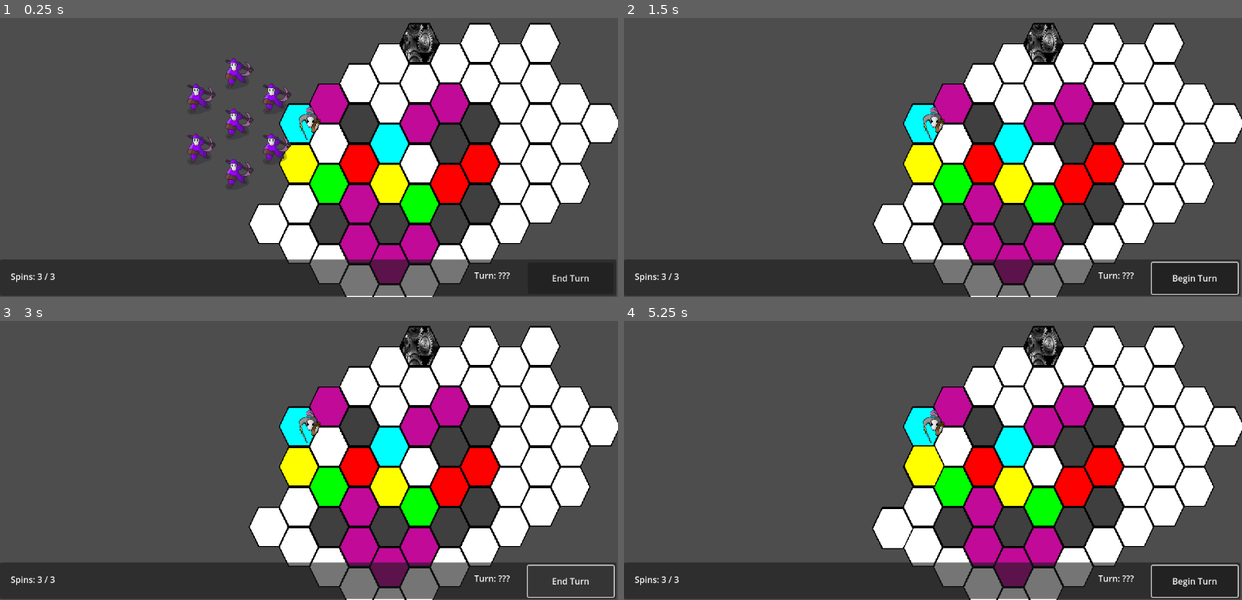
Above: before the commit, frames 1-4 (two rows, left to right).
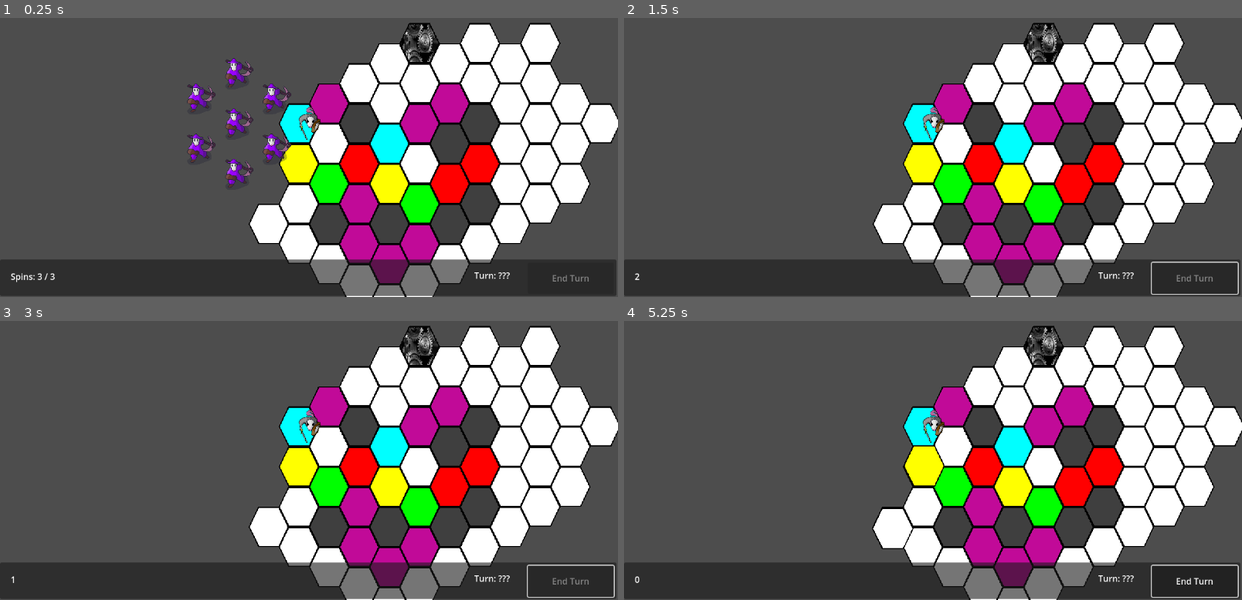
Above: after the commit, the same moments.

Repository: collin-wright1/pizza-jam
Game: Godot game, scene res://scenes/game_controller.tscn
The game is run twice, just before and just after one commit, with the same random seed, the same clock (stepped at 60 frames per second) and the same inputs. Before the commit the project starts from res://scenes/test_area.tscn.
Inputs (mouse positions are in pixels of both pictures, inside the frame that each line leads up to):
- Up to frame 1 (0.25 s): no input
- Up to frame 2 (1.5 s): click (1192, 277) at 0.5 s, where only the run before the commit has a clickable "End Turn"; tap Enter (ui_accept) at 1.25 s; move the mouse to (1068, 107) at 1.27 s; hold Right (rotate_right) from 1.28 s (still down); hold Middle mouse button (move_camera) from 1.28 s (still down); click (1068, 107) at 1.42 s
- Up to frame 3 (3 s): tap Enter (ui_accept) at 1.52, 2 s; release Right (rotate_right) at 2 s; release Middle mouse button (move_camera) at 2 s; drag from (185, 443) to (278, 496) at 2.02 s; click (568, 580) at 2.75 s, where only the run before the commit has a clickable "Begin Turn"
- Up to frame 4 (5.25 s): tap Enter (ui_accept) at 3.5, 5 s; move the mouse to (994, 348) at 3.52 s; hold Right (rotate_right) 3.53-4.25 s; tap Mouse wheel down (zoom_out) at 3.6 s; click (994, 348) at 3.67 s; click (1192, 580) at 4.25 s, where only the run before the commit has a clickable "Begin Turn"; drag from (902, 496) to (747, 374) at 5.02 s

The runs differ from the first frame. In frame 1, less than 0.1% of the frame differs, in the area x 89-96%, y 91-95%; in frame 2, 0.2%, in the area x 1-96%, y 91-96%; in frame 3, 0.2%; in frame 4, 0.2%.

Commit message:
Game Controller (No not that kind of controller)

Diff:
--- a/project.godot
+++ b/project.godot
@@ -11,7 +11,7 @@
 [application]
 
 config/name="PizzaJamNovember"
-run/main_scene="res://scenes/test_area.tscn"
+run/main_scene="res://scenes/game_controller.tscn"
 config/features=PackedStringArray("4.3", "Forward Plus")
 config/icon="res://sprites/icon.svg"
 
--- /dev/null
+++ b/scenes/game_controller.tscn
@@ -0,0 +1,13 @@
+[gd_scene load_steps=3 format=3 uid="uid://by4174pqnrkcd"]
+
+[ext_resource type="Script" path="res://scripts/game_controller.gd" id="1_myg7p"]
+[ext_resource type="PackedScene" uid="uid://b72wqoj6jd72s" path="res://scenes/test_area.tscn" id="2_32ljh"]
+
+[node name="GameController" type="Node2D"]
+script = ExtResource("1_myg7p")
+
+[node name="TestArea" parent="." instance=ExtResource("2_32ljh")]
+
+[connection signal="pressed" from="TestArea/CanvasLayer/Panel/Button" to="." method="_on_button_pressed"]
+
+[editable path="TestArea"]
--- a/scenes/test_area.tscn
+++ b/scenes/test_area.tscn
@@ -1,15 +1,12 @@
-[gd_scene load_steps=22 format=4 uid="uid://b72wqoj6jd72s"]
+[gd_scene load_steps=19 format=4 uid="uid://b72wqoj6jd72s"]
 
 [ext_resource type="Script" path="res://scripts/test_area.gd" id="1_ksqw7"]
 [ext_resource type="Texture2D" uid="uid://swgnuwd8ie1y" path="res://sprites/hexes.png" id="2_kp7va"]
 [ext_resource type="Texture2D" uid="uid://dluke1tljdocb" path="res://sprites/hexagon.png" id="3_wplyi"]
 [ext_resource type="Texture2D" uid="uid://dtqovca3rbpnw" path="res://sprites/mousemagewip.png" id="4_16s7s"]
-[ext_resource type="PackedScene" uid="uid://dt8byfomssxpy" path="res://scenes/hero.tscn" id="4_i3svv"]
+[ext_resource type="PackedScene" uid="uid://c4ythv3xe6dex" path="res://scenes/hero.tscn" id="4_i3svv"]
 [ext_resource type="Script" path="res://scripts/visualmap.gd" id="5_ly1wp"]
-[ext_resource type="Script" path="res://scripts/states/state_machine.gd" id="6_1ewx1"]
 [ext_resource type="Script" path="res://scripts/end_turn_button.gd" id="7_6wc73"]
-[ext_resource type="Script" path="res://scripts/states/player_turn.gd" id="7_i7f5i"]
-[ext_resource type="Script" path="res://scripts/states/ai_turn.gd" id="8_p8aru"]
 
 [sub_resource type="TileSetAtlasSource" id="TileSetAtlasSource_ixb2q"]
 texture = ExtResource("2_kp7va")
@@ -48,9 +45,6 @@
 tile_size = Vector2i(100, 100)
 sources/2 = SubResource("TileSetAtlasSource_5wxjy")
 sources/0 = SubResource("TileSetAtlasSource_ixb2q")
-
-[sub_resource type="SegmentShape2D" id="SegmentShape2D_5pmh6"]
-b = Vector2(0, 300)
 
 [sub_resource type="TileSetAtlasSource" id="TileSetAtlasSource_7p6gv"]
 texture = ExtResource("2_kp7va")
@@ -237,16 +231,6 @@
 position = Vector2(-75, -50)
 texture = ExtResource("4_16s7s")
 
-[node name="StateMachine" type="Node2D" parent="." node_paths=PackedStringArray("initial_state")]
-script = ExtResource("6_1ewx1")
-initial_state = NodePath("player_turn")
-
-[node name="player_turn" type="Node2D" parent="StateMachine"]
-script = ExtResource("7_i7f5i")
-
-[node name="ai_turn" type="Node2D" parent="StateMachine"]
-script = ExtResource("8_p8aru")
-
 [node name="CanvasLayer" type="CanvasLayer" parent="."]
 
 [node name="Panel" type="Panel" parent="CanvasLayer"]
@@ -270,7 +254,7 @@
 offset_bottom = 64.0
 text = "End Turn"
 script = ExtResource("7_6wc73")
-game_state = NodePath("../../../StateMachine")
+game_state = NodePath("")
 
 [node name="TurnLabel" type="Label" parent="CanvasLayer/Panel"]
 layout_mode = 0
@@ -282,6 +266,3 @@
 
 [connection signal="input_event" from="Visualmap/StaticBody2D" to="." method="_on_static_body_2d_input_event"]
 [connection signal="input_event" from="Visualmap/StaticBody2D" to="Visualmap" method="_on_static_body_2d_input_event"]
-[connection signal="pressed" from="CanvasLayer/Panel/Button" to="StateMachine" method="_on_button_pressed"]
-[connection signal="pressed" from="CanvasLayer/Panel/Button" to="StateMachine/player_turn" method="_on_button_pressed"]
-[connection signal="pressed" from="CanvasLayer/Panel/Button" to="StateMachine/ai_turn" method="_on_button_pressed"]
--- a/scripts/end_turn_button.gd
+++ b/scripts/end_turn_button.gd
@@ -2,9 +2,9 @@
 
 @export var game_state : Node
 
-func _pressed():
-	print("pressed")
-	if(Global.game_state.name.to_lower() == "ai_turn"):
-		text = "Begin Turn"
-	elif Global.spins == 0:
-		text = "End Turn"
+#func _pressed():
+	#print("pressed")
+	#if(Global.game_state.name.to_lower() == "ai_turn"):
+		#text = "Begin Turn"
+	#elif Global.spins == 0:
+		#text = "End Turn"
--- /dev/null
+++ b/scripts/game_controller.gd
@@ -0,0 +1,60 @@
+extends Node2D
+
+
+var turns : int = 0
+var spins = 3
+
+var characters = []
+
+#var game_state: State
+@onready var button: Button = $TestArea/CanvasLayer/Panel/Button
+
+
+enum game_states{
+	player_turn,
+	ai_turn
+}
+var current_game_state = game_states.player_turn
+
+
+func _process(delta: float) -> void:
+	match current_game_state:
+		game_states.player_turn:
+			if spins == 0:
+				button.disabled = false
+			else:
+				button.disabled = true
+
+
+
+		game_states.ai_turn:
+			print("Ai turn")
+
+
+			for unit in characters:
+				unit.move_forward()
+
+			#TODO enemy move?
+
+			#TODO Hero/Enemy Attack Phase
+
+
+			await get_tree().create_timer(1).timeout
+			spins = 4
+			decrement_spin()
+			current_game_state = game_states.player_turn
+
+
+
+
+
+
+
+func decrement_spin():
+	spins -= 1
+	$TestArea/CanvasLayer/Panel/SpinsLabel.text = str(spins)
+
+
+
+func _on_button_pressed() -> void:
+	current_game_state = game_states.ai_turn
--- a/scripts/global.gd
+++ b/scripts/global.gd
@@ -1,8 +1 @@
 extends Node
-
-
-var spins = 0
-
-var characters = []
-
-var game_state: State
--- a/scripts/states/state_machine.gd
+++ b/scripts/states/state_machine.gd
@@ -14,7 +14,7 @@
 	if initial_state:
 		initial_state.Enter()
 		current_state = initial_state
-		Global.game_state = initial_state
+		#get_p.game_state = initial_state
 
 func _process(delta):
 	if current_state:
--- a/scripts/test_area.gd
+++ b/scripts/test_area.gd
@@ -19,9 +19,9 @@
 
 func _ready() -> void:
 	for hero in hero_holder.get_children():
-		Global.characters.append(hero)
+		get_parent().characters.append(hero)
 	for enemy in enemy_holder.get_children():
-		Global.characters.append(enemy)
+		get_parent().characters.append(enemy)
 
 func _physics_process(delta: float) -> void:
 	pass
@@ -30,8 +30,9 @@
 
 	match game_state:
 		game_states.picking:
-			if event is InputEventMouseButton and !visual.anim.is_playing():
+			if event is InputEventMouseButton and !visual.anim.is_playing() and get_parent().spins > 0:
 				if event.button_index == MOUSE_BUTTON_LEFT and event.is_pressed():
+					get_parent().decrement_spin()
 					#game_state = game_states.rotating
 					$Visualmap.get_node("AnimationPlayer").play("raise_up")
 					visual_map.show()
@@ -254,7 +255,7 @@
 
 
 func get_character_on_tile(tile_coord):
-	for character in Global.characters:
+	for character in get_parent().characters:
 		if map.local_to_map(character.global_position) == tile_coord:
 			#print(character)
 			return character
Not shown: 1 places in scenes/Heroes/wizard.tscn that only renumber resources
